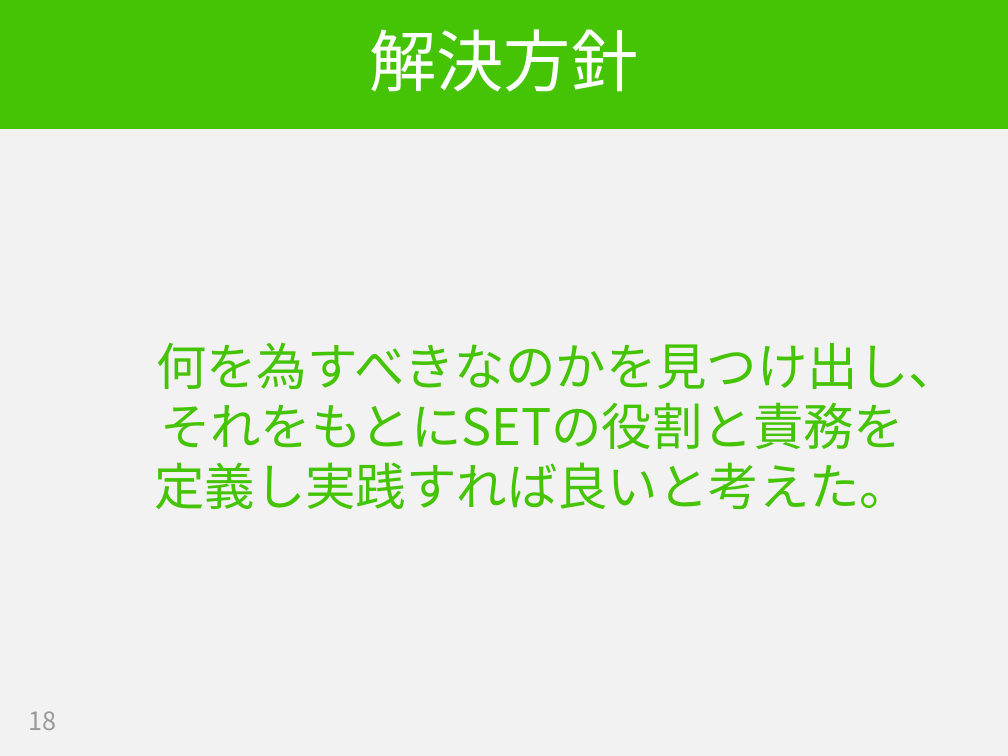
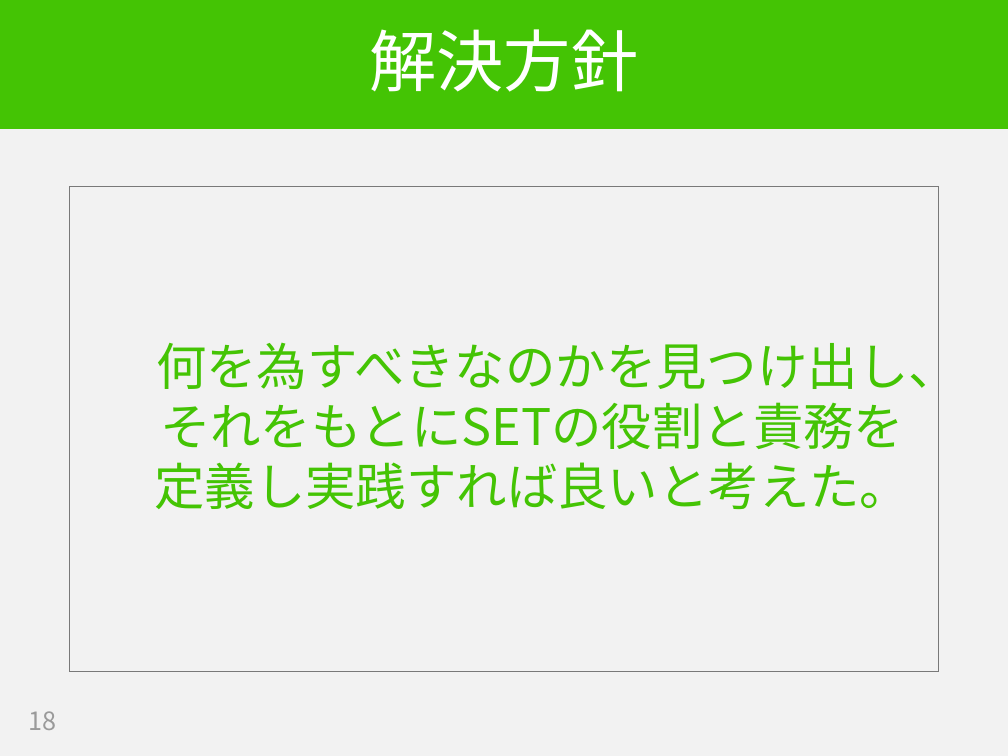
Before and after one commit to hageyahhoo/RSGT2018, a slide deck: slide 18 of SET_at_LINE_ja.pptx. Drawn at 1008x756 pixels with LibreOffice and Linux fonts; fonts in the diff are those of the drawing. Boxes give left, top, right and bottom in pixels: in the first picture for what was removed or moved away, otherwise in the second. Text is boxed around its words. In the diff, an @@ line names an element or a change of style, - is before the commit and + after.

```diff
--- a/SET_at_LINE_ja.pptx
+++ b/SET_at_LINE_ja.pptx
@@ text "何を為すべきなのかを見つけ出し、": place and size @@
-text "何を為すべきなのかを見つけ出し、" at bbox=[154, 343, 959, 509]
+text "何を為すべきなのかを見つけ出し、" at bbox=[70, 186, 938, 672]
@@ text "何を為すべきなのかを見つけ出し、" at bbox=[70, 186, 938, 672]: outline none to #797979 0.75 pt @@
```
Also in this commit, not shown: 6 other slides changed, 11 slides added, 1 slide removed.
